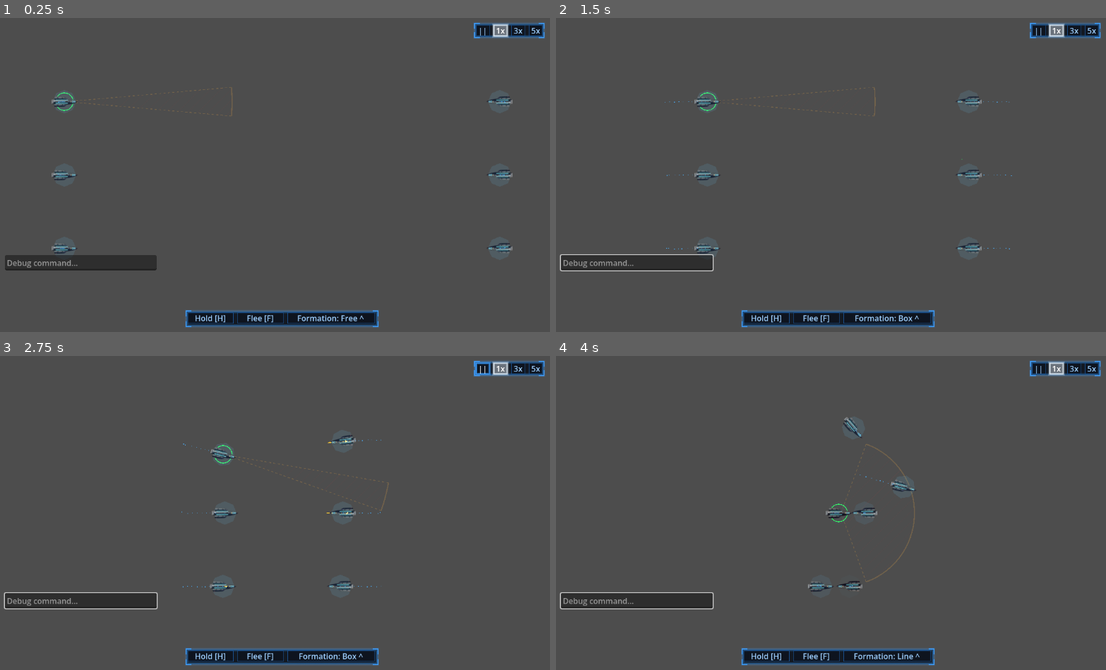
Above: before the commit, frames 1-4 (two rows, left to right).
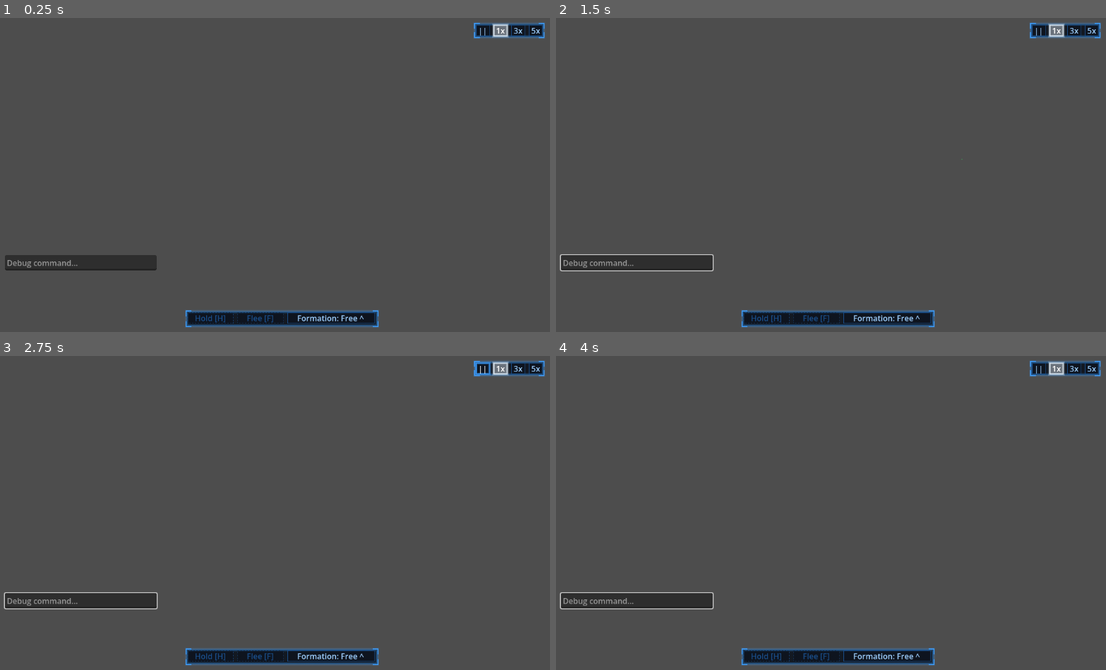
Above: after the commit, the same moments.

Repository: darthlemi/SpaceGame
Game: Godot game, scene res://scenes/combat/combat_scene.tscn
Two runs of this game, one before a commit and one after it. Both use one fixed random seed, a clock stepped at 60 frames per second and the inputs below. This scene is started directly instead of the project's main scene.
Inputs (mouse positions are in pixels of both pictures, inside the frame that each line leads up to):
- Up to frame 1 (0.25 s): no input
- Up to frame 2 (1.5 s): click (638, 262) at 0.52 s; type "12" at 0.6 s; tap Enter at 1.25 s; move the mouse to (963, 159) at 1.27 s; hold D from 1.28 s (still down); hold 4 (formation_box) from 1.28 s (still down); click (963, 159) at 1.42 s
- Up to frame 3 (2.75 s): tap Space at 1.52 s; release D at 2 s; release 4 (formation_box) at 2 s; click "||" at 2 s
- Up to frame 4 (4 s): drag from (726, 528) to (880, 513) at 2.77 s; move the mouse to (897, 443) at 3.52 s; hold D from 3.53 s (still down); hold 2 (formation_line) from 3.53 s (still down)

The runs differ from the first frame. In frame 1, 0.7% of the frame differs, in the area x 9-94%, y 22-98%; in frame 2, 0.9%, in the area x 19-83%, y 22-98%; in frame 3, 0.9%; in frame 4, 0.9%.
Error after the commit: Parse Error: Identifier "CombatScene" not declared in the current scope. (res://scripts/combat/combat_scene.gd:166)

Commit message:
Spawn ships idle at strength-sorted formation anchors
Co-Authored-By: Claude Sonnet 5 <noreply@anthropic.com>

Diff:
--- a/scripts/combat/combat_scene.gd
+++ b/scripts/combat/combat_scene.gd
@@ -138,9 +138,34 @@
 		points.append(origin + behind * (row * SHIP_SPACING) + lateral * offset)
 	return points
 
+static func strength_of(comp: Dictionary) -> float:
+	var kind: ShipType.Kind = ShipType.kind_of(comp)
+	var total: float = ShipType.BASE_STATS[kind]["max_hp"]
+	for path in comp.get("weapon_mount_items", []):
+		if path != "":
+			total += CombatTactics.weapon_dps(load(path))
+	return total
+
+# Re-orders anchors by distance to their own centroid, closest first, so the
+# strongest ship in a strength-sorted roster lands in the middle of the line
+# and the next-strongest ones land on the flanking anchors.
+static func center_out_anchors(anchors: Array[Vector2]) -> Array[Vector2]:
+	if anchors.size() <= 1:
+		return anchors.duplicate()
+	var centre := Vector2.ZERO
+	for a in anchors:
+		centre += a
+	centre /= float(anchors.size())
+	var sorted := anchors.duplicate()
+	sorted.sort_custom(func(a: Vector2, b: Vector2) -> bool: return a.distance_to(centre) < b.distance_to(centre))
+	return sorted
+
 func _spawn_fleet_from_data(fleet_data: CampaignFleet, indices: Array[int], points: Array[Vector2], own_group: StringName, opposing_group: StringName, facing_rotation: float) -> Array[Ship]:
 	var spawned: Array[Ship] = []
-	var spawn_points := formation_points(points, indices.size(), facing_rotation)
+	indices.sort_custom(func(a: int, b: int) -> bool:
+		return CombatScene.strength_of(fleet_data.ship_compositions[a]) > CombatScene.strength_of(fleet_data.ship_compositions[b])
+	)
+	var spawn_points := formation_points(CombatScene.center_out_anchors(points), indices.size(), facing_rotation)
 	for k in indices.size():
 		var point: Vector2 = spawn_points[k]
 		var comp: Dictionary = fleet_data.ship_compositions[indices[k]]
--- a/scripts/ship/ship.gd
+++ b/scripts/ship/ship.gd
@@ -69,7 +69,7 @@
 			weapon_mounts.append(child)
 	hull.destroyed.connect(_on_hull_destroyed)
 	hull.damaged.connect(_on_hull_damaged)
-	execute_order(Order.hold())
+	execute_order(Order.hold_position())
 	var spool_bar := FleeSpoolBar.new()
 	add_child(spool_bar)
 	spool_bar.setup(self)
--- a/tests/test_combat_scene.gd
+++ b/tests/test_combat_scene.gd
@@ -14,6 +14,7 @@
 static func run_async(tree: SceneTree) -> Array[String]:
 	var failures: Array[String] = []
 	failures.append_array(_formation_failures())
+	failures.append_array(_strength_and_anchor_failures())
 	var scene: Node2D = CombatSceneScene.instantiate()
 	tree.root.add_child(scene)
 
@@ -37,13 +38,17 @@
 	if scene.fleet_commander == null or scene.fleet_commander.ships != scene.player_ships:
 		failures.append("run_async: expected fleet_commander.ships == player_ships")
 
-	# Idle player ships hunt the enemy line to their right; they once drifted to the
-	# origin because spawners place a ship after add_child has run its _ready.
+	# Idle player ships spawn on HOLD_POSITION: they don't move toward the enemy
+	# on their own, only an explicit order (or the player) sends them in.
+	var spawn_positions: Array[Vector2] = []
+	for ship in scene.player_ships:
+		spawn_positions.append(ship.global_position)
+	await tree.physics_frame
 	await tree.physics_frame
 	for k in scene.player_ships.size():
-		var heading: Vector2 = scene.player_ships[k].velocity
-		if heading.x <= 0.0:
-			failures.append("run_async: expected idle player ship %d to head toward the enemy, got velocity %s" % [k, heading])
+		var drift := scene.player_ships[k].global_position.distance_to(spawn_positions[k])
+		if drift >= 10.0:
+			failures.append("run_async: expected idle player ship %d to stay near its spawn point, drifted %s px" % [k, drift])
 
 	if scene.result_label == null:
 		failures.append("run_async: expected result_label resolved by @onready, got null")
@@ -915,6 +920,26 @@
 					failures.append("test_formation_points_stay_in_arena: %d-ship point %s outside the arena (facing %.2f)" % [count, point, facing])
 	return failures
 
+static func _strength_and_anchor_failures() -> Array[String]:
+	var failures: Array[String] = []
+	var weak := ShipType.new_composition(ShipType.Kind.CORVETTE)
+	var strong := ShipType.new_composition(ShipType.Kind.CAPITAL)
+	ShipType.set_equipped_path(strong, ShipType.SlotType.WEAPON, 0, "res://resources/weapons/heavy_beam.tres")
+	if CombatScene.strength_of(strong) <= CombatScene.strength_of(weak):
+		failures.append("strength_of: expected the armed capital to score higher than the bare corvette")
+	var bare_corvette := ShipType.new_composition(ShipType.Kind.CORVETTE)
+	if not is_equal_approx(CombatScene.strength_of(bare_corvette), ShipType.BASE_STATS[ShipType.Kind.CORVETTE]["max_hp"]):
+		failures.append("strength_of: expected an unarmed hull to score exactly its max_hp, got %s" % CombatScene.strength_of(bare_corvette))
+
+	var line: Array[Vector2] = [Vector2(1000, 1400), Vector2(1000, 1600), Vector2(1000, 1800)]
+	var ordered := CombatScene.center_out_anchors(line)
+	if ordered[0] != Vector2(1000, 1600):
+		failures.append("center_out_anchors: expected the middle point first, got %s" % [ordered])
+	var single: Array[Vector2] = [Vector2(5, 5)]
+	if CombatScene.center_out_anchors(single) != single:
+		failures.append("center_out_anchors: expected a single anchor unchanged, got %s" % [CombatScene.center_out_anchors(single)])
+	return failures
+
 static func kept_player_count_wrong(kept_hp: Array[float]) -> bool:
 	return kept_hp.size() != 2 or not kept_hp.has(25.0)
 
